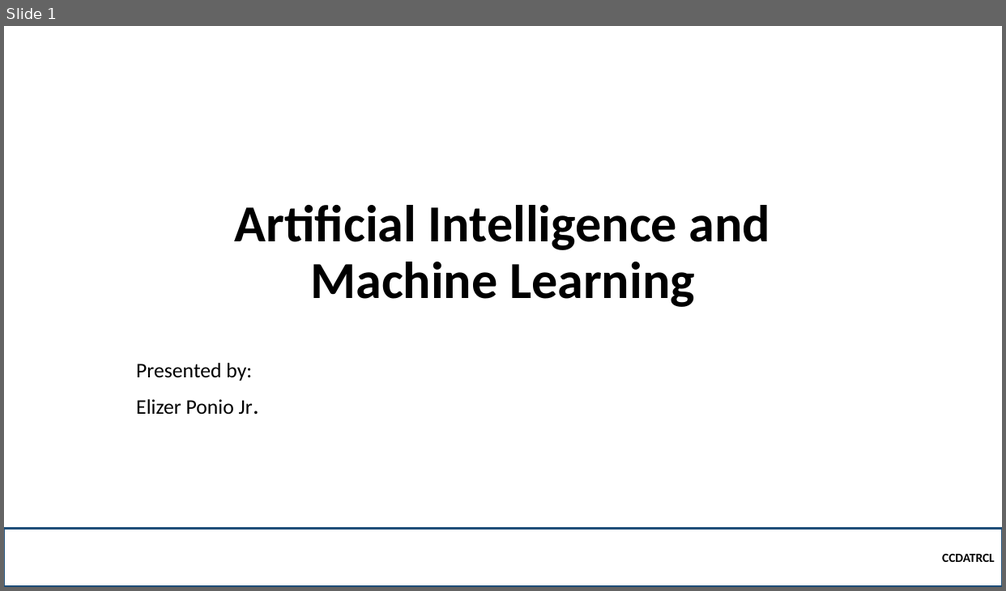
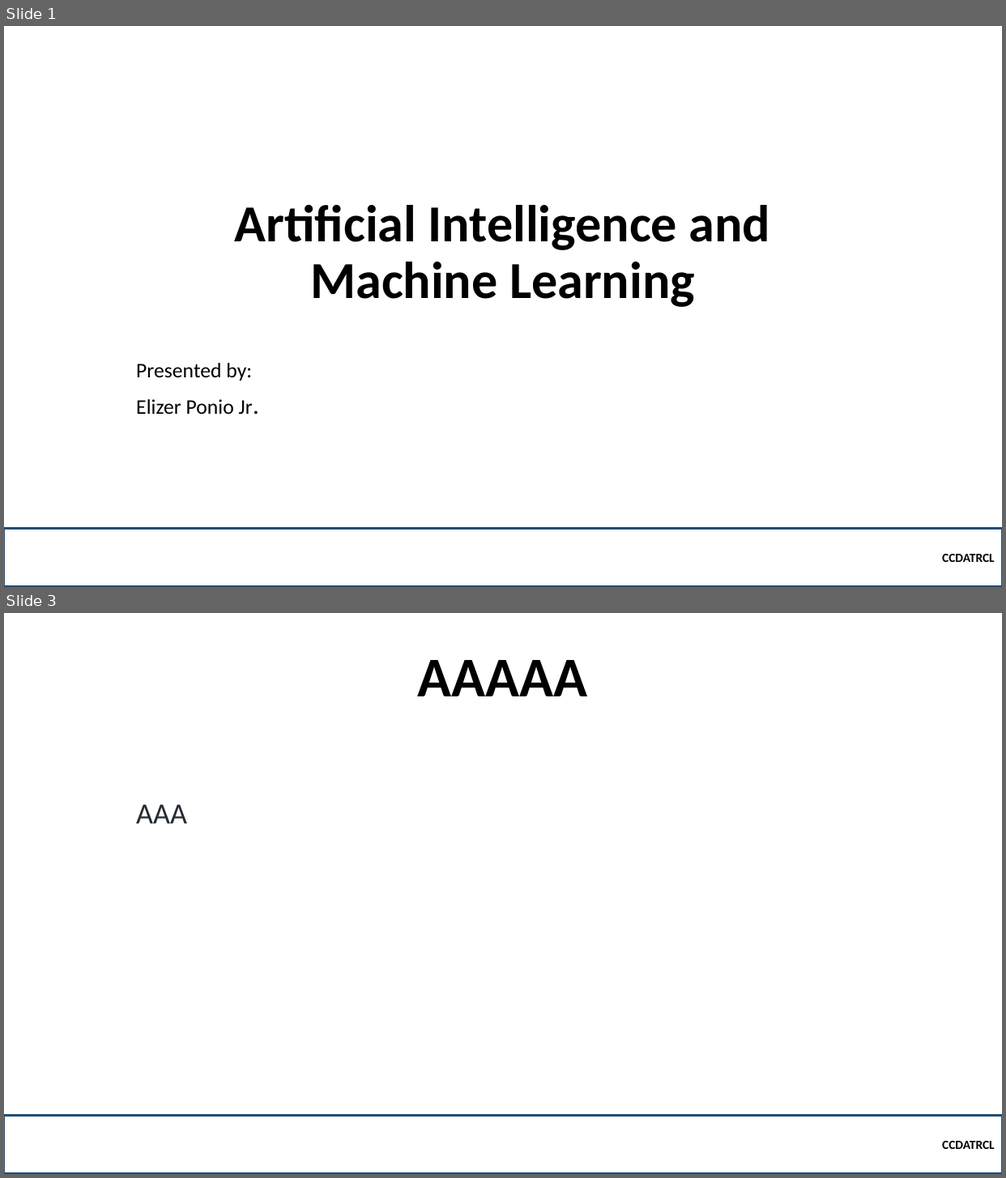
Before and after one commit to robitussin/CCINSYSL, a slide deck: 2 - Artificial Intelligence and Machine Learning/Introduction to Machine Learning.pptx. Shown one above the other, each under a label of ours: slide 1 before the commit, slides 1 and 3 after it; the slides between them are not shown. The pictures are 1006x591 and 1006x1178 pixels, drawn with LibreOffice and Linux fonts; fonts in the diff are those of the drawing; background and template pictures are left out. Boxes give left, top, right and bottom in pixels: in the first picture for what was removed or moved away, otherwise in the second. Text is boxed around its words. In the diff, an @@ line names an element or a change of style, - is before the commit and + after.

```diff
--- a/2 - Artificial Intelligence and Machine Learning/Introduction to Machine Learning.pptx
+++ b/2 - Artificial Intelligence and Machine Learning/Introduction to Machine Learning.pptx
@@ slide 3 added at bbox=[4, 613, 1002, 1174], background picture (left out) @@
@@ title added at bbox=[418, 660, 588, 696], 54 pt, text #000000, bold @@
+AAAAA
@@ text added at bbox=[136, 804, 187, 824], 28.3 pt, text #252C33 @@
+AAA
@@ rectangle added at bbox=[4, 1115, 1002, 1174], outline #1F4E79 2.25 pt, 12 pt, text #000000, bold @@
+CCDATRCL
```
Also in this commit, not shown: 1 other slide added, 11 slides removed.
